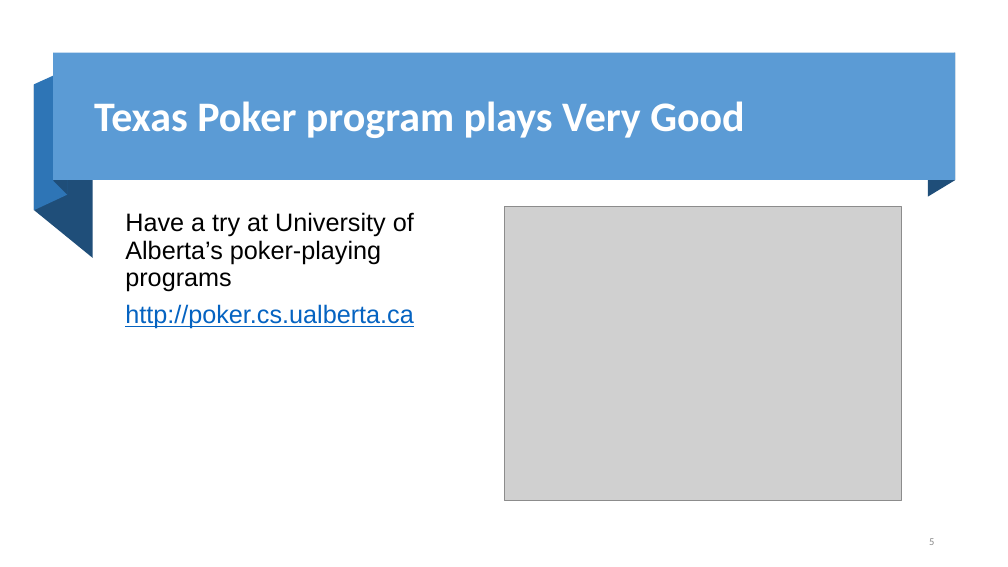
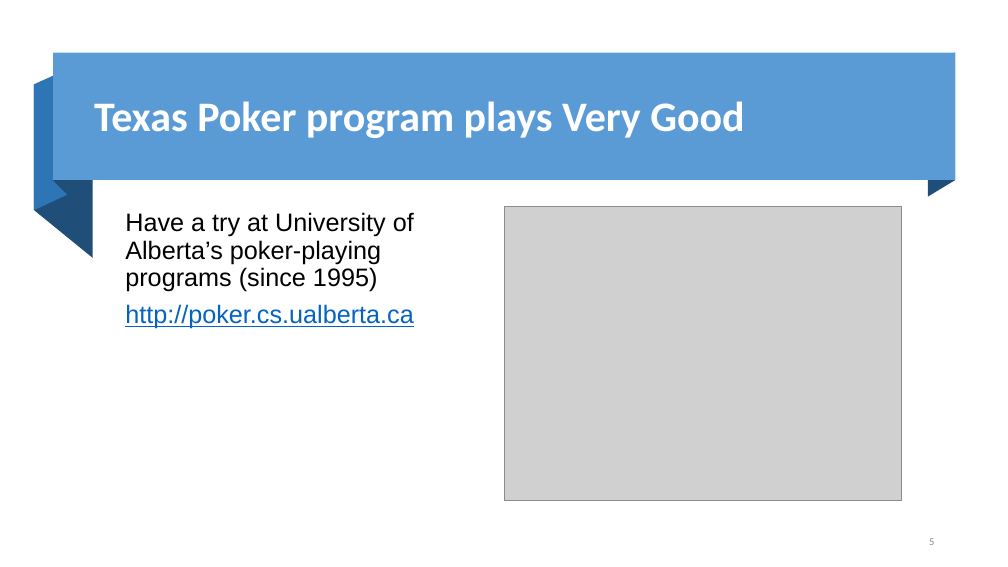
Before and after one commit to fanchuanster/uwinds, a slide deck: slide 5 of docs/8700AI/game in AI.pptx. Drawn at 1008x567 pixels with LibreOffice and Linux fonts; fonts in the diff are those of the drawing; grey boxes stand for pictures; background and template pictures are left out. Boxes give left, top, right and bottom in pixels: in the first picture for what was removed or moved away, otherwise in the second. Text is boxed around its words. In the diff, an @@ line names an element or a change of style, - is before the commit and + after.

```diff
--- a/docs/8700AI/game in AI.pptx
+++ b/docs/8700AI/game in AI.pptx
@@ text at [125,212,414,291]: text changed @@
-Have a try at University of Alberta’s poker-playing programs
+Have a try at University of Alberta’s poker-playing programs (since 1995)
```
Also in this commit, not shown: 4 other slides changed, 2 slides added.
